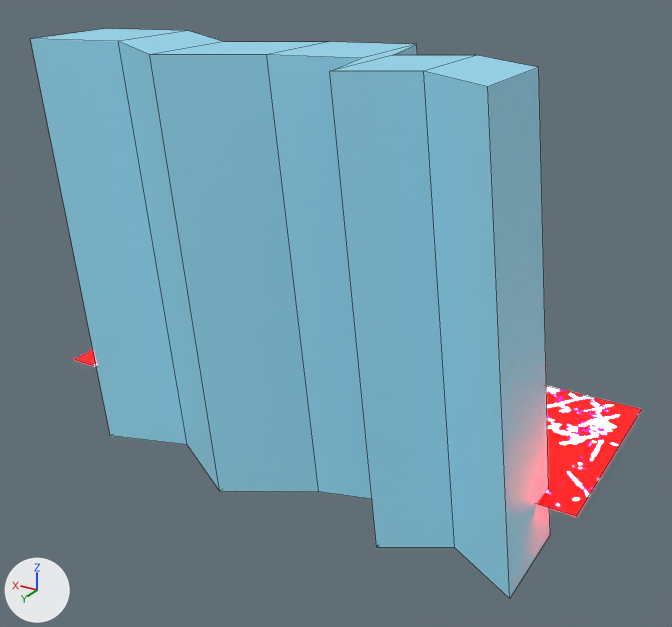
An edit to the Blender file blender/backdrop1.blend, drawn before and after from the same camera.
One viewpoint serves both versions: a 50 mm camera at (-4.87, 13.0, 9.38) aimed at (3.88, -1.57, 2.09). Lighting does not change. The marker at lower left points along +X, +Y and +Z. Mesh edges are drawn as thin lines.

Before the edit, the objects in view are built like this:
```python
mat_material_001 = bpy.data.materials.new('Material.001')
mat_material_001.use_nodes = True; mat_material_001.node_tree.nodes.clear()
_N = mat_material_001.node_tree.nodes; _L = mat_material_001.node_tree.links
n0 = _N.new('ShaderNodeOutputMaterial'); n0.name = 'Material Output'
n1 = _N.new('ShaderNodeTexImage'); n1.name = 'Image Texture'
n1.image = img_hot_lava_png
n2 = _N.new('ShaderNodeTexImage'); n2.name = 'Image Texture.001'
n2.image = img_hot_lava_png
n3 = _N.new('ShaderNodeVectorMath'); n3.name = 'Vector Math'
n3.operation = 'MULTIPLY'
n3.inputs[1].default_value = (0.0, 50.0, 50.0)  # 'Vector'
n4 = _N.new('ShaderNodeBsdfPrincipled'); n4.name = 'Principled BSDF'
n4.distribution = 'GGX'
n4.subsurface_method = 'RANDOM_WALK_SKIN'
_L.new(n4.outputs[0], n0.inputs[0])  # 'BSDF' to 'Surface'
_L.new(n1.outputs[0], n4.inputs[0])  # 'Color' to 'Base Color'
_L.new(n2.outputs[0], n3.inputs[0])  # 'Color' to 'Vector'
_L.new(n3.outputs[0], n4.inputs[27])  # 'Vector' to 'Emission Color'
mat_material_002 = principled_material('Material.002')
mat_material_002.base_color = (0.324, 0.759, 0.959)  # cyan #9ae2fa
me_cube_001 = bpy.data.meshes.new('Cube.001')
me_cube_001.from_pydata(...)  # 32 vertices, 30 faces; spans x -1.0..9.26, y -2.49..1.0, z -1.0..7.23
me_cube_001.materials.append(mat_material_002)  # cyan #9ae2fa
me_plane = bpy.data.meshes.new('Plane')
me_plane.from_pydata(...)  # 4 vertices, 1 face; spans x -1.0..1.0, y -1.0..1.0, z 0.0
me_plane.materials.append(mat_material_001)
ob_cube = bpy.data.objects.new('Cube', me_cube_001)
ob_cube.location = (0.0, 0.0, 0.0)
ob_plane = bpy.data.objects.new('Plane', me_plane)
ob_plane.location = (4.28, -2.53, 0.0)
ob_plane.scale = (5.85, 2.15, 1.0)
```
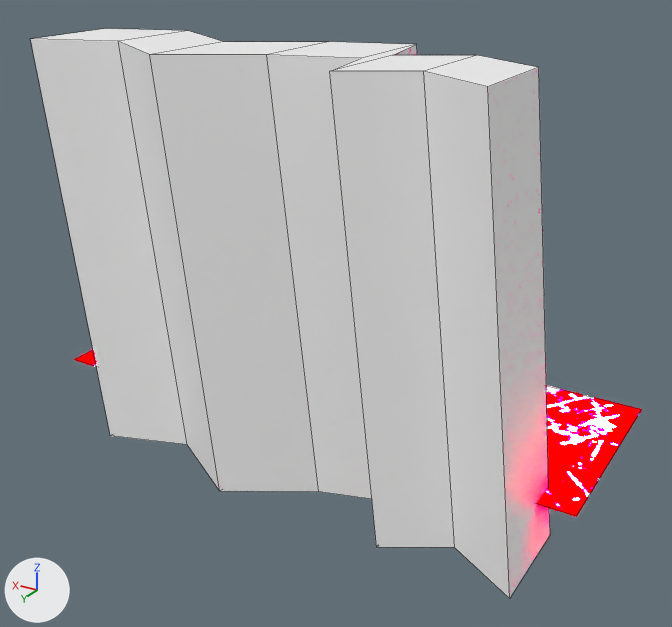
Scene script edits in JSON lines:
```json
{"op": "set", "path": "mat_material_002.base_color", "old": "(0.324, 0.759, 0.959)", "new": "(0.959, 0.959, 0.959)", "note": "cyan #9ae2fa -> white #fafafa"}
{"block": "mat_material_001", "where": "n4 = _N.new('ShaderNodeBsdfPrincipled'); n4.name = 'Principled BSDF'"}
{"op": "add", "block": "mat_material_001", "code": "n4.inputs[28].default_value = 0.1  # 'Emission Strength'"}
```

Where the change shows, as pixel boxes [x1, y1, x2, y2] in the pictures (672 x 627 px):
```json
{"object": "Cube", "change": "recoloured", "before": [31, 29, 550, 599], "after": [31, 29, 550, 599], "on screen": "cyan to white"}
{"object": "Plane", "change": "surface changed", "before": [75, 350, 641, 516], "after": [75, 350, 641, 516]}
```
